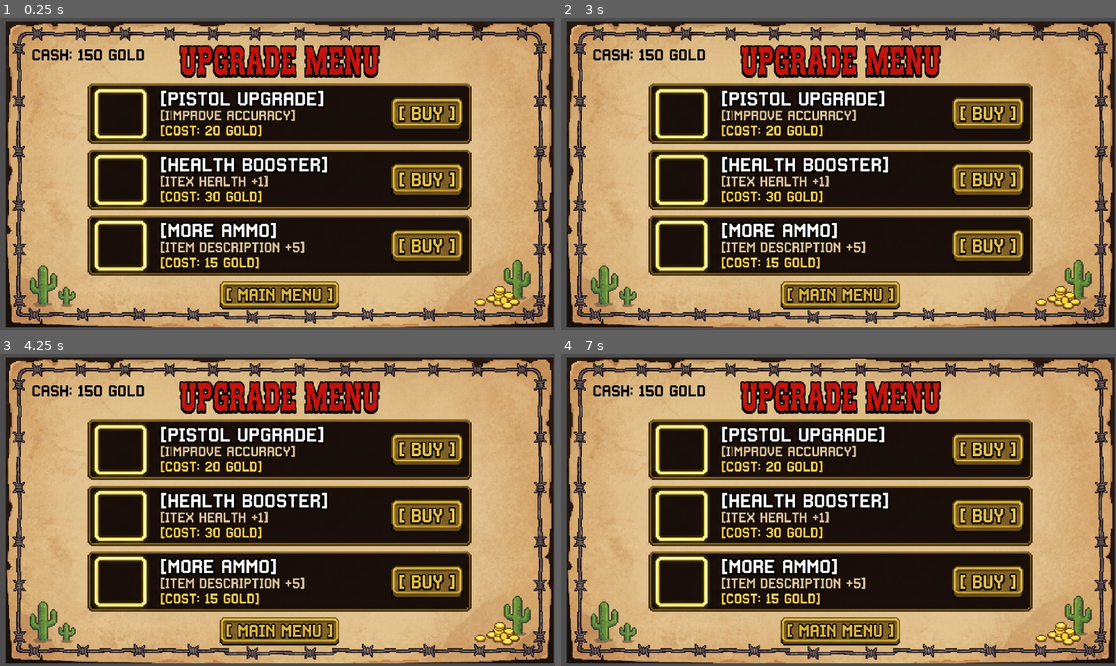
Above: before the commit, frames 1-4 (two rows, left to right).
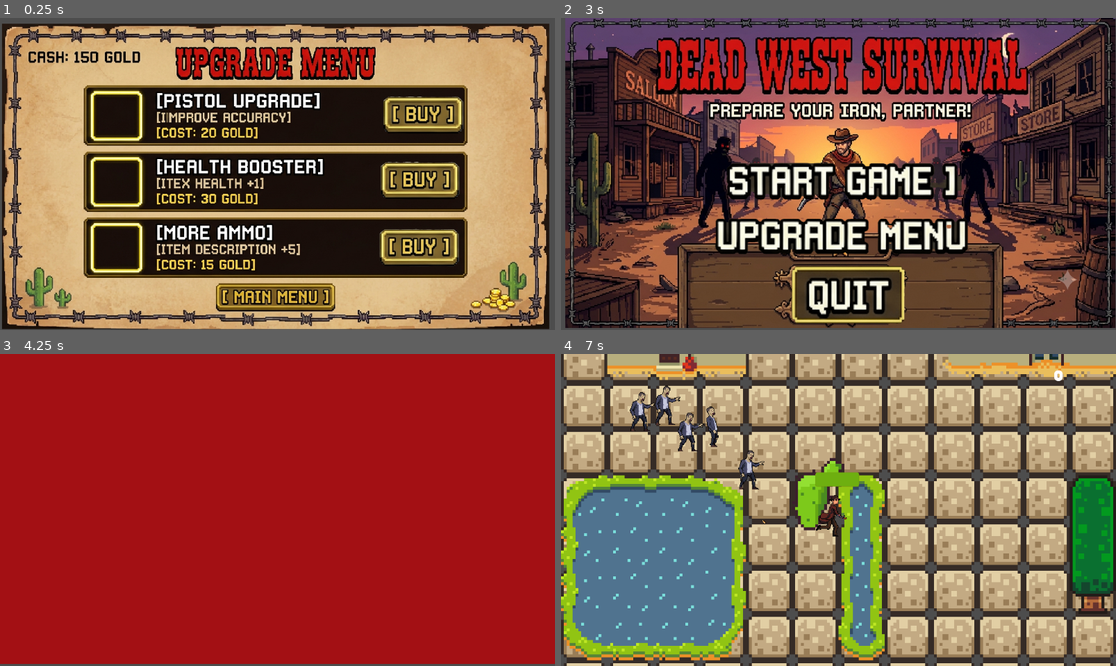
Above: after the commit, the same moments.

Repository: shauryaexe1/Zombie-Wars-
Game: Godot game, scene res://Scenes/upgrade_menu.tscn
The game is run twice, just before and just after one commit, with the same random seed, the same clock (stepped at 60 frames per second) and the same inputs. This scene is started directly instead of the project's main scene.
Inputs (mouse positions are in pixels of both pictures, inside the frame that each line leads up to):
- Up to frame 1 (0.25 s): no input
- Up to frame 2 (3 s): click (982, 114) at 0.52 s; click (977, 180) at 1.27 s; click (977, 245) at 2.02 s; click (832, 295) at 2.77 s
- Up to frame 3 (4.25 s): click (271, 513) at 3.52 s
- Up to frame 4 (7 s): move the mouse to (960, 494) at 4.27 s; hold Right (ui_right) 4.28-5.03 s; click (960, 494) at 4.35 s; move the mouse to (727, 525) at 5.02 s; hold Down (ui_down) 5.03-5.78 s; click (727, 525) at 5.1 s; move the mouse to (894, 441) at 5.77 s; hold Right (ui_right) 5.78-6.53 s; click (894, 441) at 5.85 s; move the mouse to (810, 572) at 6.52 s; hold Up (ui_up) from 6.53 s (still down); click (810, 572) at 6.6 s

The runs differ from the first frame. In frame 1, 40% of the frame differs, in the area x 0-100%, y 1-100%; in frame 2, 89%; in frame 3, 99%, in the area x 0-100%, y 0-100%; in frame 4, 92%.

Commit message:
(almost) finished upgrade menu
today i almost finished the upgrade menu plus added the main menu attachment to the upgrade menu and game over screen

Diff:
--- a/Scenes/game.over.r.gd
+++ b/Scenes/game.over.r.gd
@@ -8,4 +8,4 @@
 
 
 func _Main_menu() -> void:
-	get_tree()
+	get_tree().change_scene_to_file("res://Scenes/main_menu.tscn")
--- a/Scenes/upgrade_menu.tscn
+++ b/Scenes/upgrade_menu.tscn
@@ -1,14 +1,71 @@
 [gd_scene format=3 uid="uid://dj33182amb6gv"]
 
+[ext_resource type="Script" uid="uid://cabaek31c7w06" path="res://Scripts/upgrade_menu.gd" id="1_11363"]
 [ext_resource type="Texture2D" uid="uid://bpn24omv8gdus" path="res://Assests/Shotgun FREE/Gemini_Generated_Image_jlzof0jlzof0jlzo.jpeg" id="1_ltp0x"]
+[ext_resource type="Texture2D" uid="uid://cjgn0dkxdf6tc" path="res://buttons/Not clicked.png" id="2_2hr16"]
+[ext_resource type="Texture2D" uid="uid://cfb0fi7n5xgcw" path="res://buttons/clicked.png" id="3_lpopj"]
+[ext_resource type="Texture2D" uid="uid://b7mpdkiusyk45" path="res://buttons/clicked main.png" id="4_mpwqm"]
+[ext_resource type="Texture2D" uid="uid://riwxqu2uuwoy" path="res://buttons/hover main.png" id="5_v4egn"]
 
 [node name="Upgrade_menu" type="Node2D" unique_id=1785644126]
+script = ExtResource("1_11363")
 
-[node name="Label" type="Label" parent="." unique_id=509041512]
+[node name="Button_manager" type="Control" parent="." unique_id=1463790312]
+layout_mode = 3
+anchors_preset = 0
+offset_top = 3.0517578e-05
 offset_right = 40.0
-offset_bottom = 23.0
+offset_bottom = 40.00003
+
+[node name="FIRE_RATE" type="TextureButton" parent="Button_manager" unique_id=662392994]
+z_index = 1
+layout_mode = 0
+offset_left = 782.0
+offset_top = 147.99997
+offset_right = 1112.0
+offset_bottom = 329.99997
+scale = Vector2(0.56661737, 0.5730622)
+texture_normal = ExtResource("2_2hr16")
+texture_pressed = ExtResource("3_lpopj")
+
+[node name="SHIELD" type="TextureButton" parent="Button_manager" unique_id=1761956189]
+z_index = 1
+layout_mode = 0
+offset_left = 777.0
+offset_top = 283.99997
+offset_right = 1107.0
+offset_bottom = 465.99997
+scale = Vector2(0.5571588, 0.57299453)
+texture_normal = ExtResource("2_2hr16")
+texture_pressed = ExtResource("3_lpopj")
+
+[node name="INCREASED_HEALTH" type="TextureButton" parent="Button_manager" unique_id=1888999823]
+z_index = 1
+layout_mode = 0
+offset_left = 775.0
+offset_top = 422.99997
+offset_right = 1105.0
+offset_bottom = 605.0
+scale = Vector2(0.56030446, 0.5759444)
+texture_normal = ExtResource("2_2hr16")
+texture_pressed = ExtResource("3_lpopj")
+
+[node name="MAIN_MENU" type="TextureButton" parent="Button_manager" unique_id=935999845]
+layout_mode = 0
+offset_left = 428.0
+offset_top = 553.0
+offset_right = 1096.0
+offset_bottom = 735.0
+scale = Vector2(0.4096066, 0.2900608)
+texture_pressed = ExtResource("4_mpwqm")
+texture_hover = ExtResource("5_v4egn")
 
 [node name="GeminiGeneratedImageJlzof0Jlzof0Jlzo" type="Sprite2D" parent="." unique_id=1898040168]
-position = Vector2(580.3436, 324.74997)
+position = Vector2(572, 329)
 scale = Vector2(0.82617164, 0.8261718)
 texture = ExtResource("1_ltp0x")
+
+[connection signal="pressed" from="Button_manager/FIRE_RATE" to="." method="_on_fire_rate_pressed"]
+[connection signal="pressed" from="Button_manager/SHIELD" to="." method="_on_shield_pressed"]
+[connection signal="pressed" from="Button_manager/INCREASED_HEALTH" to="." method="_on_increased_health_pressed"]
+[connection signal="pressed" from="Button_manager/MAIN_MENU" to="." method="_on_main_menu_pressed"]
--- /dev/null
+++ b/Scripts/upgrade_menu.gd
@@ -0,0 +1,17 @@
+extends Node2D
+
+
+func _on_fire_rate_pressed() -> void:
+	pass # Replace with function body.
+
+
+func _on_shield_pressed() -> void:
+	pass # Replace with function body.
+
+
+func _on_increased_health_pressed() -> void:
+	pass # Replace with function body.
+
+
+func _on_main_menu_pressed() -> void:
+	get_tree().change_scene_to_file("res://Scenes/main_menu.tscn")
Not shown, added: Scripts/upgrade_menu.gd.uid
Binary file added: buttons/Not clicked.png
Not shown, added: buttons/Not clicked.png.import
Binary file added: buttons/clicked main.png
Not shown, added: buttons/clicked main.png.import
Binary file added: buttons/clicked.png
Not shown, added: buttons/clicked.png.import
Binary file added: buttons/hover main.png
Not shown, added: buttons/hover main.png.import
Binary file added: buttons/hover.png
Not shown, added: buttons/hover.png.import
